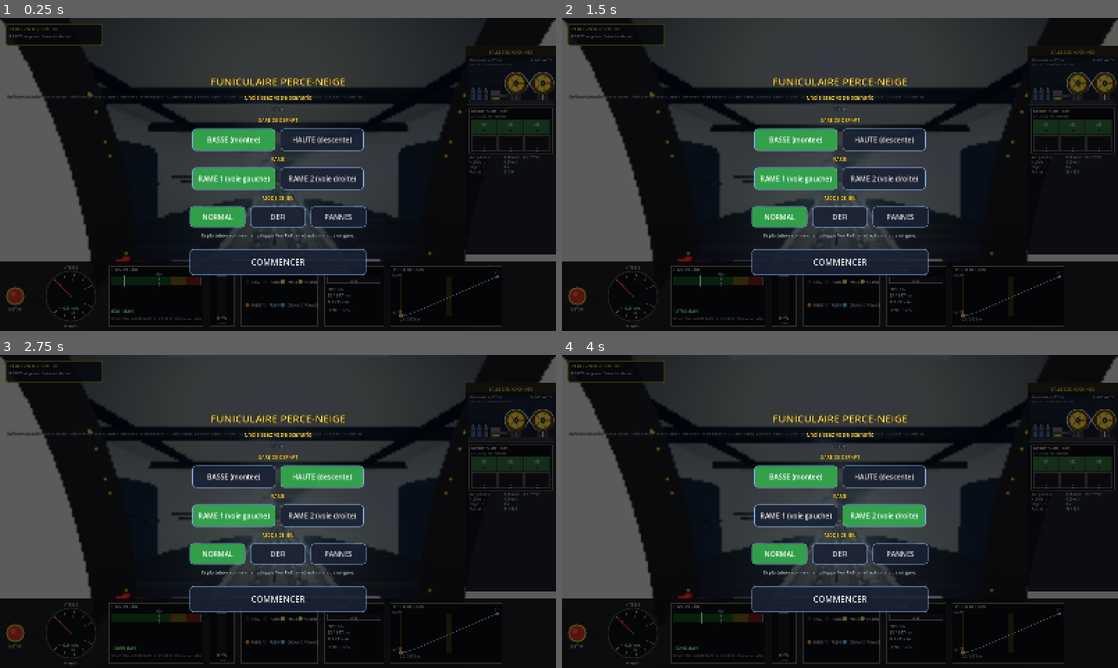
Above: before the commit, frames 1-4 (two rows, left to right).
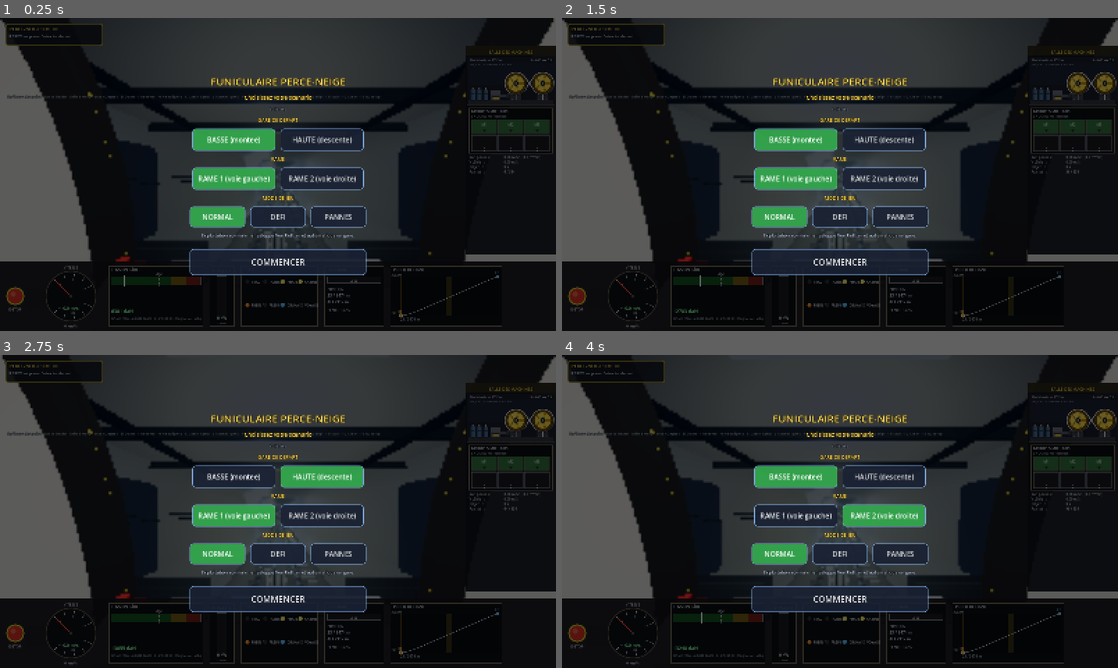
Above: after the commit, the same moments.

Repository: ARP273-ROSE/perce-neige-sim
Game: Godot game, scene res://scenes/main.tscn
Two runs of this game, one before a commit and one after it. Both use one fixed random seed, a clock stepped at 60 frames per second and the inputs below. Sound files missing from this copy of the repository are replaced by a short silence.
Inputs:
- Up to frame 1 (0.25 s): no input
- Up to frame 2 (1.5 s): click "NORMAL" at 0.5 s; click "NORMAL" at 1.25 s
- Up to frame 3 (2.75 s): click "BASSE (montee)" at 2 s
- Up to frame 4 (4 s): click "HAUTE (descente)" at 2.75 s; click "RAME 1 (voie gauche)" at 3.5 s

The runs differ from the first frame. In frame 1, 1.8% of the frame differs, in the area x 21-100%, y 0-77%; in frame 2, 2.1%, in the area x 22-86%, y 7-74%; in frame 3, 1.9%; in frame 4, 1.9%.

Commit message:
v1.15.63 — quais à la bonne longueur, rame d'en face complète, boutons dans le navigateur

Diff:
--- a/godot_project/bench_galets_3d.gd
+++ b/godot_project/bench_galets_3d.gd
@@ -183,8 +183,16 @@
 	for st in tr.station_list():
 		if int(st.get("num", 0)) in [1, 238]:
 			nums.append(float(st.s))
+	if nums.size() == 2:
+		# la pente de la gare haute (10 %) est atteinte au n° 238, pas avant
+		_check("pente de la gare haute atteinte au n° 238",
+			absf(SlopeProfile.gradient_at(nums[1]) - 0.10) < 1e-4
+			and SlopeProfile.gradient_at(nums[1] - 5.0) > 0.1005,
+			"pente %.3f au n° 238, %.3f 5 m avant" % [SlopeProfile.gradient_at(nums[1]),
+				SlopeProfile.gradient_at(nums[1] - 5.0)])
 	_check("n° 1 après le quai aval, n° 238 avant le quai amont",
-		nums.size() == 2 and nums[0] > 51.0 and nums[1] < 3425.0,
+		nums.size() == 2 and nums[0] > PNConstants.QUAI_BAS_FIN_S and nums[0] < PNConstants.QUAI_BAS_FIN_S + 1.6
+			and nums[1] < PNConstants.QUAI_HAUT_DEBUT_S and nums[1] > PNConstants.QUAI_HAUT_DEBUT_S - 1.6,
 		"%s" % str(nums))
 	# 5. Toute la ligne, montée et descente (le câble part toujours vers
 	#    l'amont) : dans les virages et l'évitement, le tronçon libre reste
@@ -274,8 +282,11 @@
 						s_saut = s_r - 1.0
 			s_r += 0.5
 	# reste : 2 à 4,5 mm au changement de R1 près des gares (chaînette
-	# posée sur la corde, approchée) — invisible sur un câble de 52 mm
-	_check("tronçon libre sans saut en marche (pas de 0,5 m)", saut < 0.005,
+	# posée sur la corde, approchée), et jusqu'à 8,6 mm sur un galet très
+	# incliné en courbe (−8°, 1 541,7 m) : soulevé de 1,6 mm, le câble
+	# glisse de 13 mm dans la gorge vers l'intérieur de la courbe (jeu en
+	# √h, physique) — invisible sur un câble de 52 mm
+	_check("tronçon libre sans saut en marche (pas de 0,5 m)", saut < 0.010,
 		"saut maxi d'un point du câble %.1f mm au-delà de son pas (rame à %.0f m)" % [saut * 1000.0, s_saut])
 	# 6. En marche, dans les deux sens : le câble n'est jamais interrompu
 	#    après le premier galet (segments de 15 m masqués à tort)
--- a/godot_project/scripts/cabin.gd
+++ b/godot_project/scripts/cabin.gd
@@ -142,7 +142,12 @@
 	# jaune Ø 3,40 centré 0,15 m sous l'axe descendait à −1,85 : sous la
 	# dalle et les rails (retour d'essai 2026-09-26 : « un cylindre qui
 	# dépasse même en dessous des rails »).
-	var built: Dictionary = TrainBodyBuilder.build_train(mesh_root, train_length, car_count, is_ghost)
+	# Les deux rames ont le même pare-brise clair et le même intérieur
+	# (retour du 06/10/2026, vue salle des machines : « l'autre rame à quai
+	# en haut ne contient pas de passagers et la vitre du cockpit est
+	# opaque » — la rame d'en face n'avait ni intérieur ni passagers, un
+	# disque sombre derrière des vitres teintées).
+	var built: Dictionary = TrainBodyBuilder.build_train(mesh_root, train_length, car_count, false)
 	_front_lamps = built["front_lamps"]
 	_rear_lamps = built["rear_lamps"]
 	_body_mats = built["mats"]
@@ -180,9 +185,27 @@
 			l.set_surface_override_material(0, _body_mats["lamp_on"])
 
 	# --- Intérieur cockpit + sièges + passagers — toujours visible ---------
-	if not is_ghost:
-		_build_interior()
+	_build_interior()
 	_merge_static_meshes()
+	# Rame d'en face : intérieur et passagers dessinés à moins de 150 m
+	# seulement, comme ses roues — au-delà ils font moins d'un pixel
+	# derrière les vitres (performance iPad).
+	if is_ghost:
+		# pas de lampes de poste pour elle : la PWA n'en dessine qu'un
+		# nombre limité (cf. v1.15.57) — la gare et le tunnel l'éclairent
+		for l in _cockpit_lights:
+			(l as Node).queue_free()
+		_cockpit_lights.clear()
+		var pile: Array = []
+		pile.append_array(_interior_cars)
+		pile.append_array(_pax_noeuds)
+		if interior_root != null:
+			pile.append(interior_root)
+		while not pile.is_empty():
+			var nd: Node = pile.pop_back()
+			pile.append_array(nd.get_children())
+			if nd is GeometryInstance3D:
+				(nd as GeometryInstance3D).visibility_range_end = 150.0
 
 
 ## Performance (retour du 30/09 : le tunnel saccade toujours sur iPad) :
--- a/godot_project/scripts/constants.gd
+++ b/godot_project/scripts/constants.gd
@@ -153,6 +153,15 @@
 # 4,6 m de moins que la voie (avec LENGTH − s, la rame d'en face finissait
 # 1 m DANS le butoir bas quand on arrivait en haut).
 const MIROIR_S: float = 3478.6           # START_S + STOP_S
+# Quais (fait de Kevin, 06/10/2026 : « en bas le quai se prolonge de 4 m
+# vers le haut après le haut de la rame ; en haut de 3 m après le bas de la
+# rame ») — rame arrêtée en START_S / STOP_S. Le galet n° 1 est juste après
+# le quai bas, le n° 238 à l'entrée du quai haut, où la pente de la gare
+# haute est atteinte (SlopeProfile, track_builder.SUPPORT_S*).
+const QUAI_BAS_DEBUT_S: float = 3.0
+const QUAI_BAS_FIN_S: float = 42.56      # START_S + TRAIN_HALF + 4
+const QUAI_HAUT_DEBUT_S: float = 3437.04 # STOP_S − TRAIN_HALF − 3
+const QUAI_HAUT_FIN_S: float = 3473.0    # LENGTH − 1
 const CREEP_DIST: float = 55.0           # 20 + PLATFORM_LEN
 const CREEP_START_S: float = 3401.04     # STOP_S − CREEP_DIST
 
--- a/godot_project/scripts/hud.gd
+++ b/godot_project/scripts/hud.gd
@@ -94,10 +94,12 @@
 	_help_label = Label.new()
 	_help_label.visible = not DisplayServer.is_touchscreen_available()
 	_help_label.text = _t(
-		"Up/Down Setpoint · Space Brake · Shift Emerg · Enter Depart · I Reverse · H Headlights · C Cabin lights · J Tunnel lights · V View · M Mode · F Fault picker · R New trip · F1 Fault · F2 Clear · F3 Auto-op",
-		"Haut/Bas Consigne · Espace Frein · Shift Urgence · Entrée Départ · I Inverser · H Phares · C Éclairage cabine · J Éclairage tunnel · V Vue · M Mode · F Choisir panne · R Nouveau voyage · F1 Panne · F2 Clear · F3 Auto-exploit"
+		"Up/Down Setpoint · Space Brake · Shift Emerg · Enter Depart · D Doors · I Reverse · H Headlights · C Cabin lights · J Tunnel lights · V View · M Mode · F Fault picker · R New trip · F1 Fault · F2 Clear · F3 Auto-op",
+		"Haut/Bas Consigne · Espace Frein · Shift Urgence · Entrée Départ · D Portes · I Inverser · H Phares · C Éclairage cabine · J Éclairage tunnel · V Vue · M Mode · F Choisir panne · R Nouveau voyage · F1 Panne · F2 Clear · F3 Auto-exploit"
 	)
-	_help_label.position = Vector2(20, 218)
+	# navigateur : les boutons à l'écran sont là aussi (main.gd) — la ligne
+	# passe sous le bouton MODE, au-dessus de la colonne VITESSE
+	_help_label.position = Vector2(20, 190 if OS.has_feature("web") else 218)
 	_help_label.size = Vector2(1560, 22)
 	_help_label.add_theme_color_override("font_color", Color(0.75, 0.82, 0.90))
 	_help_label.add_theme_color_override("font_outline_color", Color.BLACK)
--- a/godot_project/scripts/main.gd
+++ b/godot_project/scripts/main.gd
@@ -141,9 +141,11 @@
 		_build_hud()
 		_build_audio()
 		_build_announcements()
-		# Écran tactile (iPad / export Web PWA) : boutons à l'écran qui
-		# émettent les mêmes actions que le clavier.
-		if DisplayServer.is_touchscreen_available():
+		# Écran tactile (iPad) ou navigateur (PWA, même sur PC à la souris :
+		# retour du 06/10/2026, « dans le navigateur du PC » il n'y avait
+		# aucun bouton) : boutons à l'écran qui émettent les mêmes actions
+		# que le clavier.
+		if DisplayServer.is_touchscreen_available() or OS.has_feature("web"):
 			var touch: TouchControls = TouchControls.new()
 			touch.name = "TouchControls"
 			touch.setup(self)   # accès direct AUTO/PANNE + reflet d'état
--- a/godot_project/scripts/slope_profile.gd
+++ b/godot_project/scripts/slope_profile.gd
@@ -22,7 +22,9 @@
 	[3200.0, 0.28],
 	[3328.0, 0.27],    # diminution pente finale commence (t=7:29)
 	[3380.0, 0.18],
-	[3420.0, 0.10],    # tunnel redevient carré (t=7:43)
+	[3436.76, 0.10],   # pente de la gare haute atteinte au galet n° 238, à
+	                   # l'entrée du quai (fait de Kevin, 06/10/2026 ; la
+	                   # vidéo la plaçait à 3420, où le tunnel redevient carré)
 	[3474.0, 0.06],    # Grande Motte plateforme
 ]
 
--- a/godot_project/scripts/stations_builder.gd
+++ b/godot_project/scripts/stations_builder.gd
@@ -10,7 +10,6 @@
 ##
 ## Les coordonnées s sont relatives au portail bas (0) / haut (LENGTH).
 
-@export var platform_length: float = 48.0      # allongé pour contenir tout le train
 # Quais EN ESCALIER (photos du 2026-04-26) : pas de quai-rampe lisse —
 # une volée de marches-paliers horizontales de 3 m de large longe le train
 # de chaque côté, la contremarche de chaque marche découlant de la pente
@@ -64,8 +63,8 @@
 	# à 4,5 m de la tête du butoir (PNConstants.BUTOIR_BAS_S = 2,0 − 0,10 +
 	# 0,16 : socle à 2,0, tête de 0,32 centrée à 0,10 côté ligne).
 	var s_bumper: float = 2.0
-	var s_plat_start: float = 3.0
-	var s_plat_end: float = s_plat_start + platform_length
+	var s_plat_start: float = PNConstants.QUAI_BAS_DEBUT_S
+	var s_plat_end: float = PNConstants.QUAI_BAS_FIN_S
 
 	# 2 quais : un de chaque côté de la voie pour symétrie (une cabine peut
 	# ouvrir ses portes des 2 côtés, ou 2 cabines successives utilisent l'un
@@ -88,8 +87,8 @@
 	# collé contre la fin du tunnel ; tête à PNConstants.BUTOIR_HAUT_S,
 	# nez de la rame arrêtée à 1,5 m
 	var s_bumper: float = PNConstants.LENGTH - 0.4
-	var s_plat_end: float = PNConstants.LENGTH - 1.0
-	var s_plat_start: float = s_plat_end - platform_length
+	var s_plat_end: float = PNConstants.QUAI_HAUT_FIN_S
+	var s_plat_start: float = PNConstants.QUAI_HAUT_DEBUT_S
 
 	_build_platform(s_plat_start, s_plat_end, false, +1.0)
 	_build_platform(s_plat_start, s_plat_end, false, -1.0)
--- a/godot_project/scripts/track_builder.gd
+++ b/godot_project/scripts/track_builder.gd
@@ -56,9 +56,12 @@
 @export var trench_depth: float = 0.70
 # Supports numérotés (faits de Kevin, 03/10) : AUCUN support en gare aval,
 # le n° 1 est au bout du quai aval, le n° 238 (dernier numéroté) au début du
-# quai amont. Quais 3D : [3, 51] et [3425, 3473] (stations_builder).
-const SUPPORT_S1: float = 51.5
-const SUPPORT_S_LAST: float = 3424.5
+# quai amont, là où la pente de la gare haute est atteinte (SlopeProfile).
+# Quais raccourcis le 06/10 (PNConstants.QUAI_*) : [3, 42,56] et
+# [3437,04, 3473] → n° 1 à 29 traverses (43,79 m, 1,23 m après le quai),
+# n° 238 à 2 276 traverses (3 436,76 m, 0,28 m avant le quai).
+const SUPPORT_S1: float = 43.79
+const SUPPORT_S_LAST: float = 3436.76
 const SUPPORT_N: int = 238
 # Galet de ligne (RollerMesh, photo du reportage remontees-mecaniques.net,
 # audit_physique/galets_ligne.sage) : bande de roulement Ø 500 — le câble
--- a/godot_project/shot_orbite.gd
+++ b/godot_project/shot_orbite.gd
@@ -15,6 +15,9 @@
 var _descente: float = 0.0     # m parcourus en descente avant la photo
 var _plongee: bool = false      # caméra fixe plongeant sur le premier galet
 var _butoir: bool = false       # caméra de côté sur l'écart rame ↔ butoir
+var _vue: int = 1               # 1 extérieure, 2 salle des machines
+var _cadre: String = ""         # "quai" : bout de quai côté rame ; "fantome" : nez de l'autre rame
+var _m_cam: Vector3 = Vector3(NAN, 0.0, 0.0)   # salle des machines : yaw, pitch, dist
 
 
 func _initialize() -> void:
@@ -31,6 +34,13 @@
 			_plongee = true
 		elif a == "butoir":
 			_butoir = true
+		elif a == "quai" or a == "fantome":
+			_cadre = a
+		elif a.begins_with("vue="):
+			_vue = int(a.substr(4))
+		elif a.begins_with("mcam="):
+			var v: PackedStringArray = a.substr(5).split(",")
+			_m_cam = Vector3(float(v[0]), float(v[1]), float(v[2]))
 		elif a.begins_with("descente="):
 			_descente = float(a.substr(9))
 		elif not a.begins_with("--"):
@@ -54,7 +64,11 @@
 	if _f == 5:
 		_main.set_tunnel_lights(true)
 		var cab = _main.get("cabin")
-		cab.set_view(1)
+		cab.set_view(_vue)
+		if _vue == 2 and not is_nan(_m_cam.x) and cab.camera_machines != null:
+			cab.camera_machines.yaw = _m_cam.x
+			cab.camera_machines.pitch = _m_cam.y
+			cab.camera_machines.dist = _m_cam.z
 		cab.orbit_yaw = _yaw
 		cab.orbit_pitch = _pitch
 		cab.orbit_dist = _dist
@@ -103,6 +117,37 @@
 		get_root().add_child(lampe)
 		lampe.global_position = xm.origin + xm.basis.y * 1.0 + xm.basis.x * 1.5
 		print("ORBITE butoir %s à %.2f, rame %.2f" % ["haut" if haut else "bas", s_b, ph.s])
+	if _f == 106 and _cadre != "":
+		var tun = _main.get("tunnel")
+		var haut: bool = ph.s > PNConstants.LENGTH * 0.5
+		var s_v: float
+		var s_c: float
+		var lat: float
+		var dy: float
+		if _cadre == "quai":
+			# bout du quai côté voie : en bas après le nez, en haut avant l'arrière
+			s_v = PNConstants.QUAI_HAUT_DEBUT_S if haut else PNConstants.QUAI_BAS_FIN_S
+			s_c = s_v + (6.0 if haut else -6.0)
+			lat = 4.5
+			dy = 1.6
+		else:
+			# nez de l'autre rame (en haut si l'on est en bas)
+			var s_g: float = PNConstants.miroir(ph.s)
+			var dir_g: float = 1.0 if s_g > PNConstants.LENGTH * 0.5 else -1.0
+			s_v = s_g + dir_g * 15.0
+			s_c = s_v + dir_g * 6.0
+			lat = 1.2
+			dy = 1.0
+		var xc: Transform3D = tun.transform_at(s_c)
+		var xv: Transform3D = tun.transform_at(s_v)
+		var cam := Camera3D.new()
+		cam.fov = 70.0
+		cam.near = 0.05
+		get_root().add_child(cam)
+		cam.look_at_from_position(xc.origin + xc.basis.x * lat + xc.basis.y * dy,
+			xv.origin + xv.basis.y * -0.4, xc.basis.y)
+		cam.current = true
+		print("ORBITE cadre %s à %.2f" % [_cadre, s_v])
 	if _f == 6 and _main.get("hud") != null:
 		_main.get("hud").visible = false
 	if _f == 120:
Not shown, changed: CHANGELOG.md
Not shown, changed: VERSION
Not shown, changed: perce_neige_sim.py
